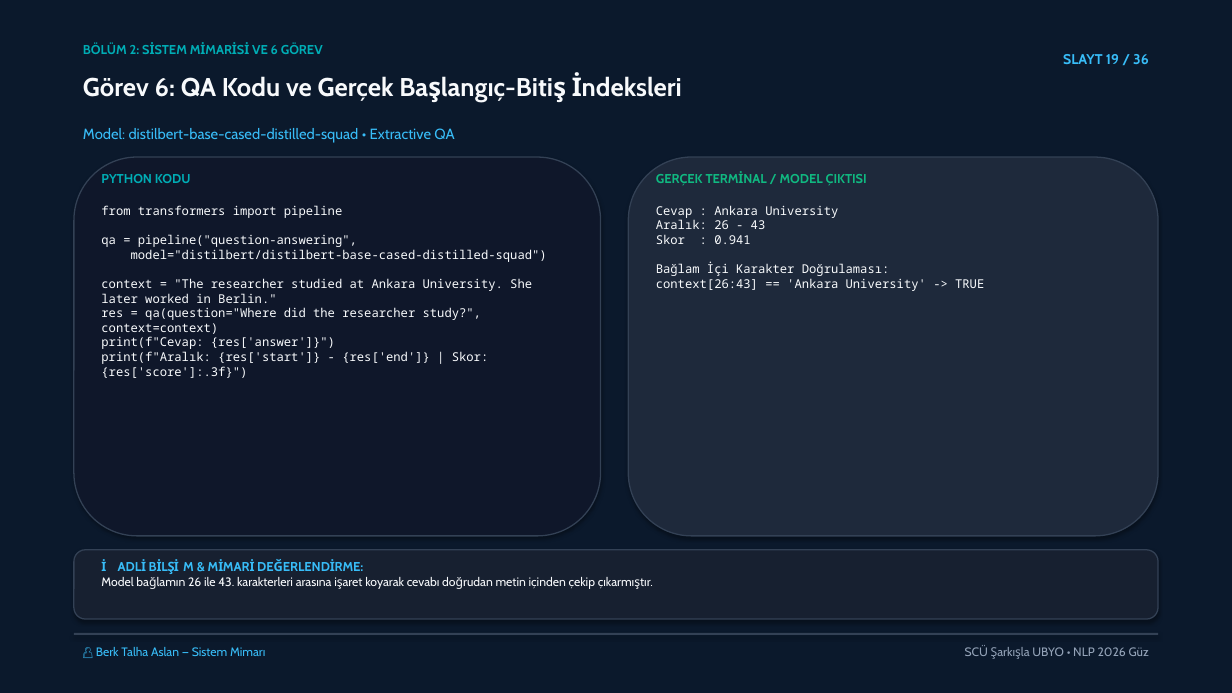
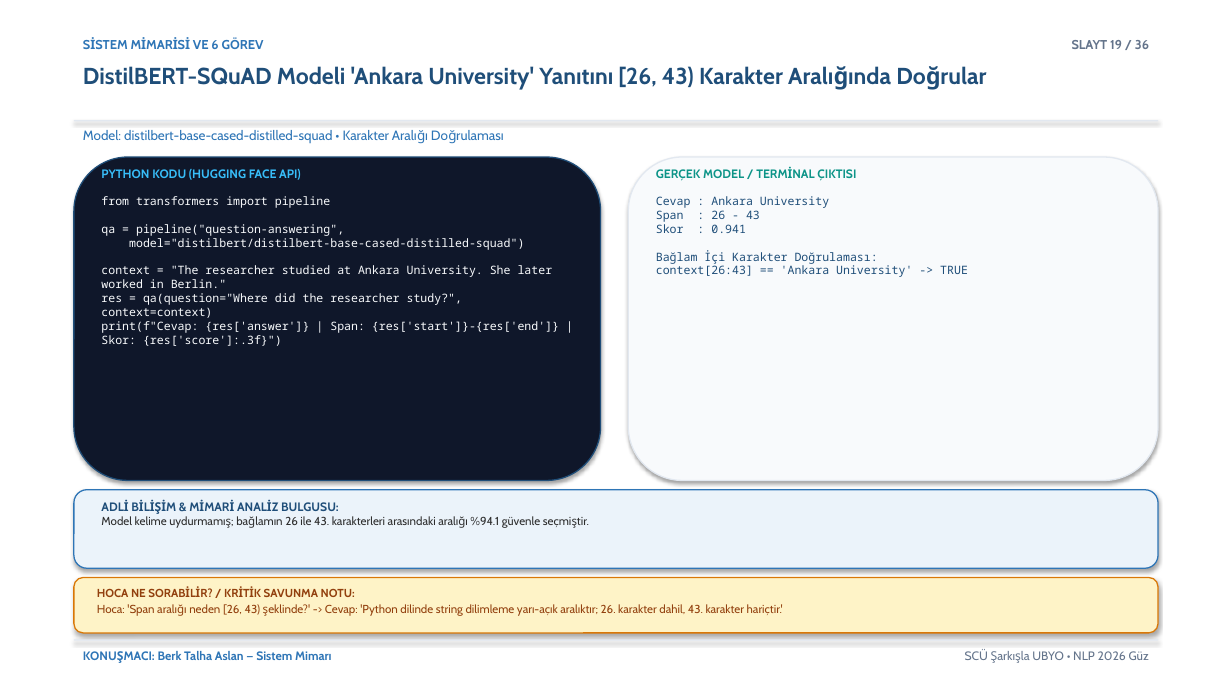
Before and after one commit to mesutpolatgil/NLP_2026, a slide deck: slide 19 of bolum-07-klasik-nlp-gorevleri/07-klasik-nlp-gorevleri/sunum/2026-guz-nlp07.pptx. Drawn at 1232x693 pixels with LibreOffice and Linux fonts; fonts in the diff are those of the drawing. Boxes give left, top, right and bottom in pixels: in the first picture for what was removed or moved away, otherwise in the second. Text is boxed around its words. In the diff, an @@ line names an element or a change of style, - is before the commit and + after.

Commit message:
hafta-07: NLP07 academic-pptx standartlarinda beyaz tema, aksiyon basliklari ve hoca savunma notlari ile guncellendi

```diff
--- a/bolum-07-klasik-nlp-gorevleri/07-klasik-nlp-gorevleri/sunum/2026-guz-nlp07.pptx
+++ b/bolum-07-klasik-nlp-gorevleri/07-klasik-nlp-gorevleri/sunum/2026-guz-nlp07.pptx
@@ rectangle at (0,0,1232,693): fill #0B192C to #FFFFFF @@
@@ text at (95,38,264,49): text changed; text colour #00ADB5 to #2E75B6 @@
-BÖLÜM 2: SİSTEM MİMARİSİ VE 6 GÖREV
+SİSTEM MİMARİSİ VE 6 GÖREV
@@ text "SLAYT 19 / 36": place and size @@
-text "SLAYT 19 / 36" at (1063,54,1149,64)
+text "SLAYT 19 / 36" at (1072,40,1149,49)
@@ text "SLAYT 19 / 36" at (1072,40,1149,49): size 11 to 10 pt, text colour #38BDF8 to #64748B @@
@@ text removed at (83,72,682,101) @@
-Görev 6: QA Kodu ve Gerçek Başlangıç-Bitiş İndeksleri
@@ text added at (83,66,783,90), 18 pt, text #1F4E79, bold @@
+DistilBERT-SQuAD Modeli 'Ankara University' Yanıtını [26, 43) Karakter Aralığında Doğrular
@@ rectangle added at (74,120,1158,121), fill #E2E8F0 @@
@@ text at (83,130,878,264): text changed; size 11.5 to 10.5 pt; text colour #38BDF8 to #2E75B6 @@
-Model: distilbert-base-cased-distilled-squad • Extractive QA
+Model: distilbert-base-cased-distilled-squad • Karakter Aralığı Doğrulaması
@@ rounded rectangle: place and size @@
-rounded rectangle at (74,157,601,536)
+rounded rectangle at (74,157,601,481)
@@ rounded rectangle at (74,157,601,481): outline #334155 1 pt to #1F4E79 1 pt @@
@@ text at (101,169,301,180): text changed; size 10 to 9.5 pt; text colour #00ADB5 to #38BDF8 @@
-PYTHON KODU
+PYTHON KODU (HUGGING FACE API)
@@ rounded rectangle: place and size @@
-rounded rectangle at (628,157,1158,536)
+rounded rectangle at (628,157,1158,481)
@@ rounded rectangle at (628,157,1158,481): fill #1E293B to #F8FAFC; outline #334155 1 pt to #E2E8F0 1 pt @@
@@ text at (656,169,856,181): text changed; size 10 to 9.5 pt; text colour #10B981 to #0D9488 @@
-GERÇEK TERMİNAL / MODEL ÇIKTISI
+GERÇEK MODEL / TERMİNAL ÇIKTISI
@@ text at (101,196,559,346): text changed; size 9.5 to 9 pt @@
-from transformers import pipeline
-qa = pipeline("question-answering",
-model="distilbert/distilbert-base-cased-distilled-squad")
-context = "The researcher studied at Ankara University. She later worked in Berlin."
-res = qa(question="Where did the researcher study?", context=context)
-print(f"Cevap: {res['answer']}")
-print(f"Aralık: {res['start']} - {res['end']} | Skor: {res['score']:.3f}")
+from transformers import pipeline
+qa = pipeline("question-answering",
+model="distilbert/distilbert-base-cased-distilled-squad")
+context = "The researcher studied at Ankara University. She later worked in Berlin."
+res = qa(question="Where did the researcher study?", context=context)
+print(f"Cevap: {res['answer']} | Span: {res['start']}-{res['end']} | Skor: {res['score']:.3f}")
@@ text at (656,196,968,277): text changed; size 9.5 to 9 pt; text colour #F8FAFC to #1F4E79 @@
-Cevap : Ankara University
-Aralık: 26 - 43
-Skor : 0.941
-Bağlam İçi Karakter Doğrulaması:
-context[26:43] == 'Ankara University' -> TRUE
+Cevap : Ankara University
+Span : 26 - 43
+Skor : 0.941
+Bağlam İçi Karakter Doğrulaması:
+context[26:43] == 'Ankara University' -> TRUE
@@ rounded rectangle added at (74,490,1158,568), fill #EBF3FA, outline #2E75B6 1 pt @@
@@ text at (101,500,540,528): text changed; size 9.5 to 9 pt; text colour #F8FAFC to #2D2D2D @@
-💡 ADLİ BİLİŞİM & MİMARİ DEĞERLENDİRME:
-Model bağlamın 26 ile 43. karakterleri arasına işaret koyarak cevabı doğrudan metin içinden çekip çıkarmıştır.
+ADLİ BİLİŞİM & MİMARİ ANALİZ BULGUSU:
+Model kelime uydurmamış; bağlamın 26 ile 43. karakterleri arasındaki aralığı %94.1 güvenle seçmiştir.
@@ rounded rectangle: place and size @@
-rounded rectangle at (74,550,1158,619)
+rounded rectangle at (74,578,1158,633)
@@ rounded rectangle at (74,578,1158,633): fill #172030 to #FEF3C7; outline #334155 1 pt to #D97706 1 pt @@
@@ text added at (97,588,783,616), 9 pt, text #92400E @@
+HOCA NE SORABİLİR? / KRİTİK SAVUNMA NOTU:
+Hoca: 'Span aralığı neden [26, 43) şeklinde?' -> Cevap: 'Python dilinde string dilimleme yarı-açık aralıktır; 26. karakter dahil, 43. karakter hariçtir.'
@@ rectangle: place and size @@
-rectangle at (74,633,1158,635)
+rectangle at (74,640,1158,640)
@@ rectangle at (74,640,1158,640): fill #334155 to #E2E8F0 @@
@@ text at (158,651,332,660): text changed; text colour #38BDF8 to #2E75B6; bold on @@
-👤 Berk Talha Aslan — Sistem Mimarı
+KONUŞMACI: Berk Talha Aslan — Sistem Mimarı
@@ text "SCÜ Şarkışla UBYO • NLP ..." at (965,651,1149,660): text colour #94A3B8 to #64748B @@
```
Also in this commit, not shown: 34 other slides changed, 1 slide added, 1 slide removed, 1 other file.
